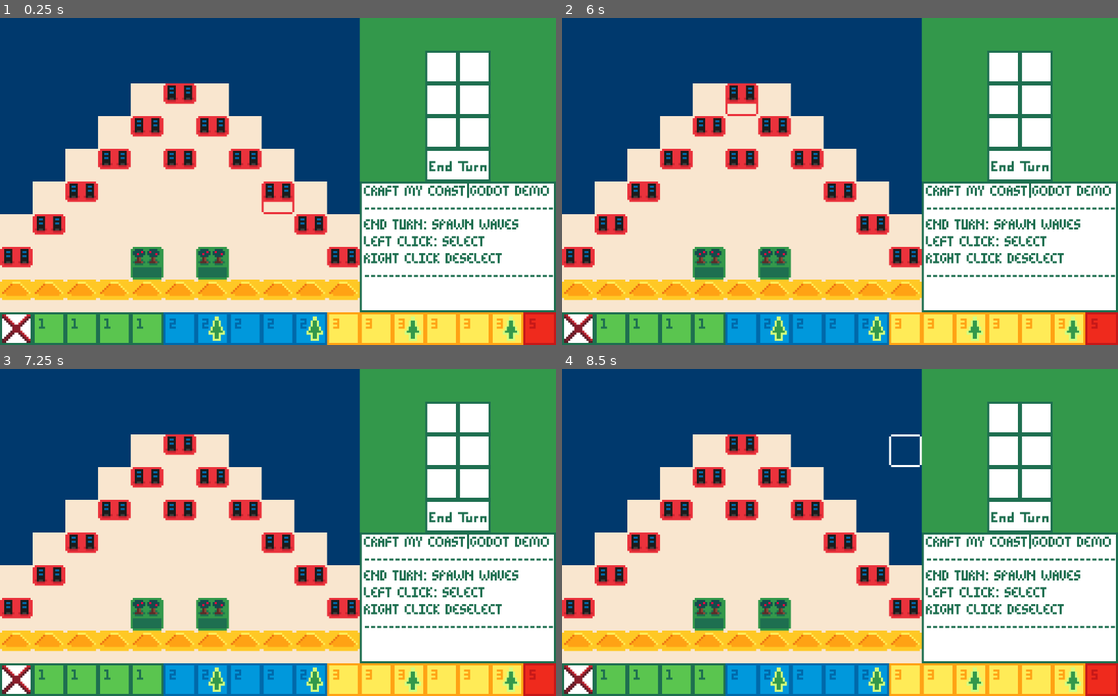
Above: before the commit, frames 1-4 (two rows, left to right).
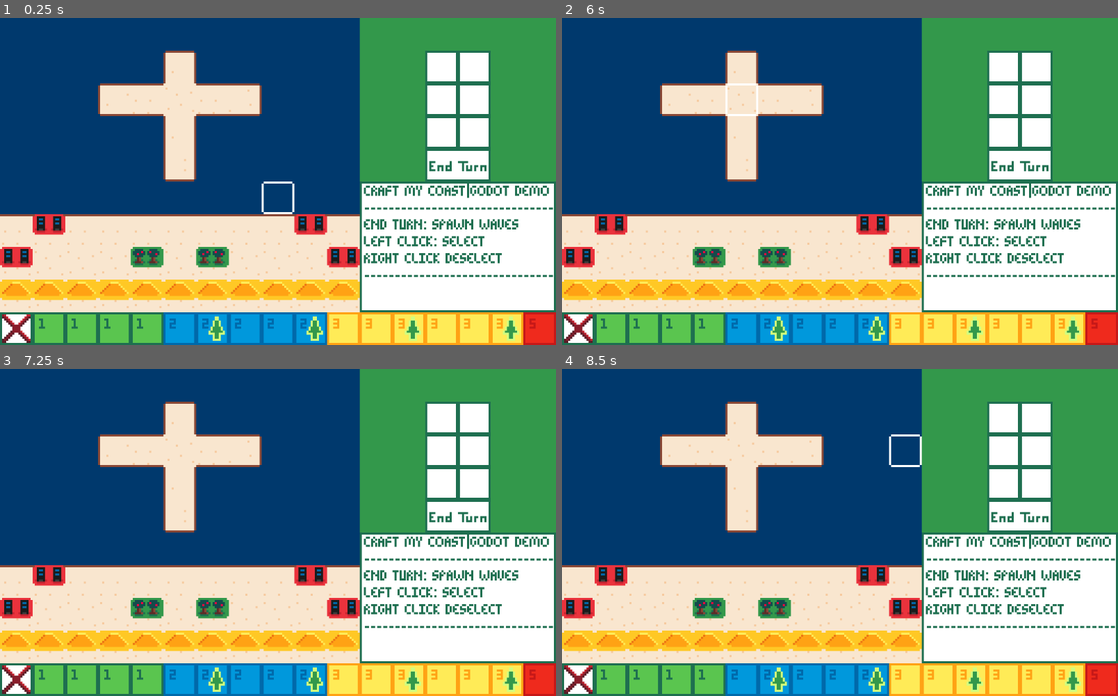
Above: after the commit, the same moments.

Repository: findeevy/CraftMyShore
Game: Godot game, scene res://Scenes/game_board.tscn
Two runs of this game, one before a commit and one after it. Both use one fixed random seed, a clock stepped at 60 frames per second and the inputs below.
Inputs (mouse positions are in pixels of both pictures, inside the frame that each line leads up to):
- Up to frame 1 (0.25 s): no input
- Up to frame 2 (6 s): tap Enter at 0.5, 2, 3.5 s; move the mouse to (962, 165) at 0.52 s; click (962, 165) at 0.6 s; tap Space at 1.25, 2.75, 4.25 s; move the mouse to (728, 197) at 1.27 s; right-click (728, 197) at 1.35 s; move the mouse to (895, 109) at 2.02 s; click (895, 109) at 2.1 s; move the mouse to (812, 246) at 2.77 s; right-click (812, 246) at 2.85 s; move the mouse to (1006, 230) at 3.52 s; click (1006, 230) at 3.6 s; move the mouse to (673, 132) at 4.27 s; right-click (673, 132) at 4.35 s; move the mouse to (867, 181) at 5.02 s; click (867, 181) at 5.1 s; move the mouse to (756, 99) at 5.77 s; right-click (756, 99) at 5.85 s
- Up to frame 3 (7.25 s): move the mouse to (400, 516) at 6.52 s; click (400, 516) at 6.6 s
- Up to frame 4 (8.5 s): move the mouse to (728, 548) at 7.27 s; right-click (728, 548) at 7.35 s; move the mouse to (895, 460) at 8.02 s; click (895, 460) at 8.1 s

The runs differ from the first frame. In frame 1, 15% of the frame differs, in the area x 0-65%, y 10-89%; in frame 2, 15%; in frame 3, 15%; in frame 4, 15%.

Commit message:
Updated renderer to handle shores.

Diff:
--- a/Scenes/Render.gd
+++ b/Scenes/Render.gd
@@ -91,7 +91,40 @@
 		for rd in Controller.init_array:
 			var c = 0
 			for cd in rd:
-				set_cell(0, Vector2i(c, r), 0, Vector2i(0, cd + 4))
+				if cd == 0:
+					set_cell(0, Vector2i(c, r), 0, Vector2i(0, 4))
+				else:
+					if c > 0 and Controller.init_array[r][c-1]==0 and r > 0 and Controller.init_array[r-1][c]==0 and c <= Controller.board_height and Controller.init_array[r][c+1]==0:
+						set_cell(0, Vector2i(c, r), 0, Vector2i(1, 23))
+					elif c <= Controller.board_height and Controller.init_array[r][c+1]==0 and r > 0 and Controller.init_array[r-1][c]==0 and r < Controller.board_length - 3 and Controller.init_array[r+1][c]==0:
+						set_cell(0, Vector2i(c, r), 0, Vector2i(1, 24))
+					elif c > 0 and Controller.init_array[r][c-1]==0 and r > 0 and Controller.init_array[r+1][c]==0 and c <= Controller.board_height and Controller.init_array[r][c+1]==0:
+						set_cell(0, Vector2i(c, r), 0, Vector2i(0, 23))
+					elif c < Controller.board_height and Controller.init_array[r][c-1]==0 and r < Controller.board_length - 3 and Controller.init_array[r+1][c]==0 and  r > 0 and Controller.init_array[r+1][c]==0:
+						set_cell(0, Vector2i(c, r), 0, Vector2i(0, 24))
+					elif c > 0 and Controller.init_array[r][c-1]==0 and r > 0 and Controller.init_array[r-1][c]==0:
+						set_cell(0, Vector2i(c, r), 0, Vector2i(0, 18))
+					elif c <= Controller.board_height and Controller.init_array[r][c+1]==0 and r > 0 and Controller.init_array[r-1][c]==0:
+						set_cell(0, Vector2i(c, r), 0, Vector2i(1, 18))
+					elif c > 0 and Controller.init_array[r][c-1]==0 and r > 0 and Controller.init_array[r+1][c]==0:
+						set_cell(0, Vector2i(c, r), 0, Vector2i(0, 19))
+					elif c < Controller.board_height and Controller.init_array[r][c+1]==0 and r < Controller.board_length - 3 and Controller.init_array[r+1][c]==0:
+						set_cell(0, Vector2i(c, r), 0, Vector2i(1, 19))
+					elif r > 0 and Controller.init_array[r-1][c]==0 and  r < Controller.board_length - 3 and Controller.init_array[r+1][c]==0:
+						set_cell(0, Vector2i(c, r), 0, Vector2i(0, 22))
+					elif c > 0 and Controller.init_array[r][c-1]==0 and c < Controller.board_height and Controller.init_array[r][c+1]==0:
+						set_cell(0, Vector2i(c, r), 0, Vector2i(1, 22))
+					elif c > 0 and Controller.init_array[r][c-1]==0:
+						set_cell(0, Vector2i(c, r), 0, Vector2i(0, 20))
+					elif c < Controller.board_height and Controller.init_array[r][c+1]==0:
+						set_cell(0, Vector2i(c, r), 0, Vector2i(1, 20))
+					#not sure why this requires a "-3", board_length seems to be working alright?
+					elif r < Controller.board_length - 3 and Controller.init_array[r+1][c]==0:
+						set_cell(0, Vector2i(c, r), 0, Vector2i(1, 21))
+					elif r > 0 and Controller.init_array[r-1][c]==0:
+						set_cell(0, Vector2i(c, r), 0, Vector2i(0, 21))
+					else:
+						set_cell(0, Vector2i(c, r), 0, Vector2i(0, 5))
 				c+=1
 			r+=1
 		for c in Controller.tick_array.size():
--- a/Scenes/game_board.tscn
+++ b/Scenes/game_board.tscn
@@ -48,6 +48,20 @@
 1:1/0 = 0
 1:0/0 = 0
 1:8/0 = 0
+0:18/0 = 0
+1:18/0 = 0
+1:19/0 = 0
+0:19/0 = 0
+0:20/0 = 0
+1:20/0 = 0
+0:21/0 = 0
+1:21/0 = 0
+0:22/0 = 0
+1:22/0 = 0
+1:23/0 = 0
+0:23/0 = 0
+0:24/0 = 0
+1:24/0 = 0
 
 [sub_resource type="TileSet" id="TileSet_ylqfh"]
 tile_size = Vector2i(64, 64)
Binary file changed: Textures/blockSheet.png
Not shown, changed: map.dat
Not shown, changed: .gitignore
